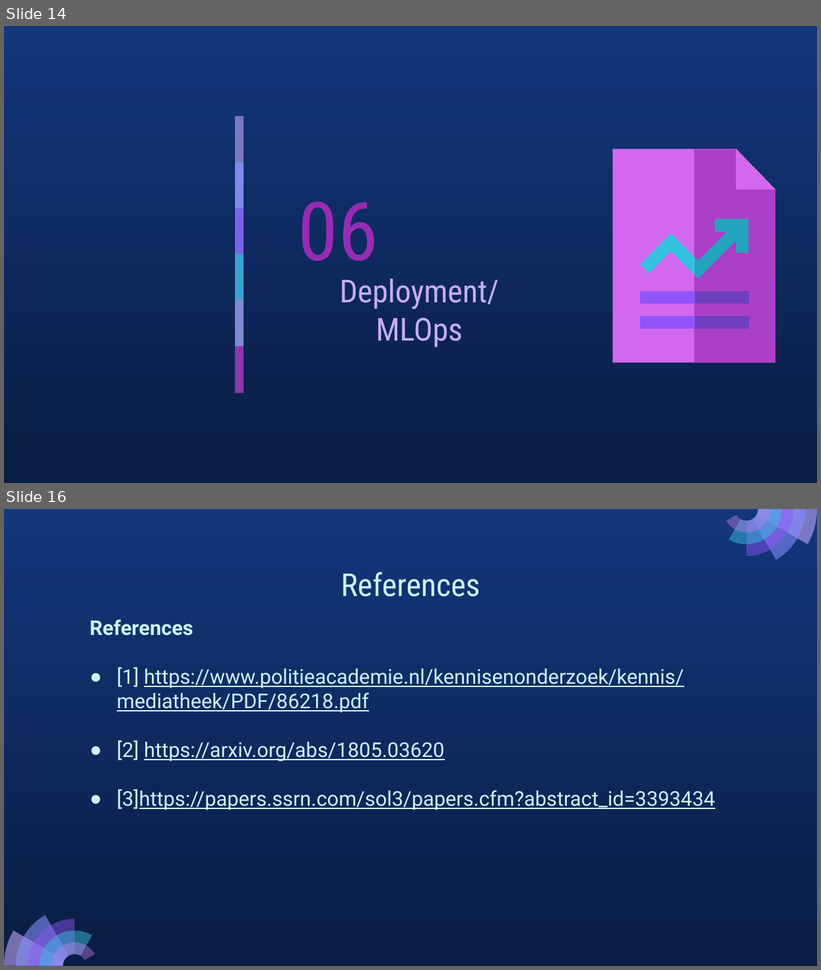
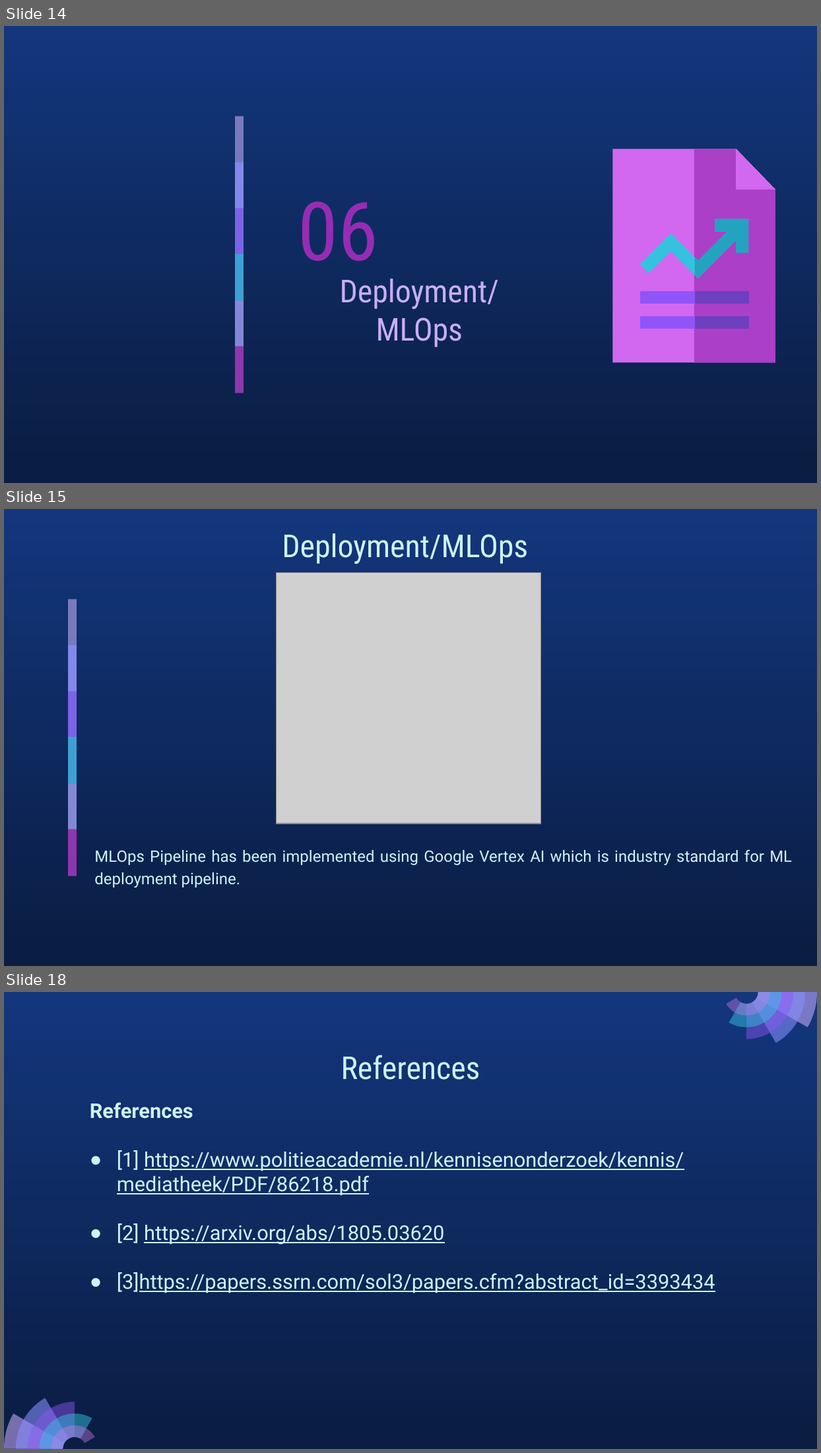
Before and after one commit to Anupama-sjsu/DataMining_FinalProject, a slide deck: Documentation/final_slide_deck.pptx. Shown one above the other, each under a label of ours: slides 14 and 16 before the commit, slides 14, 15 and 18 after it; the slides between them are not shown. The pictures are 821x970 and 821x1453 pixels, drawn with LibreOffice and Linux fonts; fonts in the diff are those of the drawing; grey boxes stand for pictures. Boxes give left, top, right and bottom in pixels: in the first picture for what was removed or moved away, otherwise in the second. Text is boxed around its words. In the diff, an @@ line names an element or a change of style, - is before the commit and + after.

```diff
--- a/Documentation/final_slide_deck.pptx
+++ b/Documentation/final_slide_deck.pptx
@@ slide 15 added at (x1=4, y1=509, x2=817, y2=966), background gradient #13367C to #0A1D42 @@
@@ title added at (x1=282, y1=533, x2=528, y2=564), 28 pt, text #CEF3F5 @@
+Deployment/MLOps
@@ picture added at (x1=277, y1=573, x2=541, y2=824) @@
@@ group added at (x1=68, y1=599, x2=77, y2=877): 6 rectangles @@
@@ text added at (x1=94, y1=850, x2=792, y2=888), 14 pt, text #CEF3F5 @@
+MLOps Pipeline has been implemented using Google Vertex AI which is industry standard for ML deployment pipeline.
@@ what was slide 16 is now slide 18 @@
```
Also in this commit, not shown: 2 other slides added, 1 slide removed, 1 other file.
